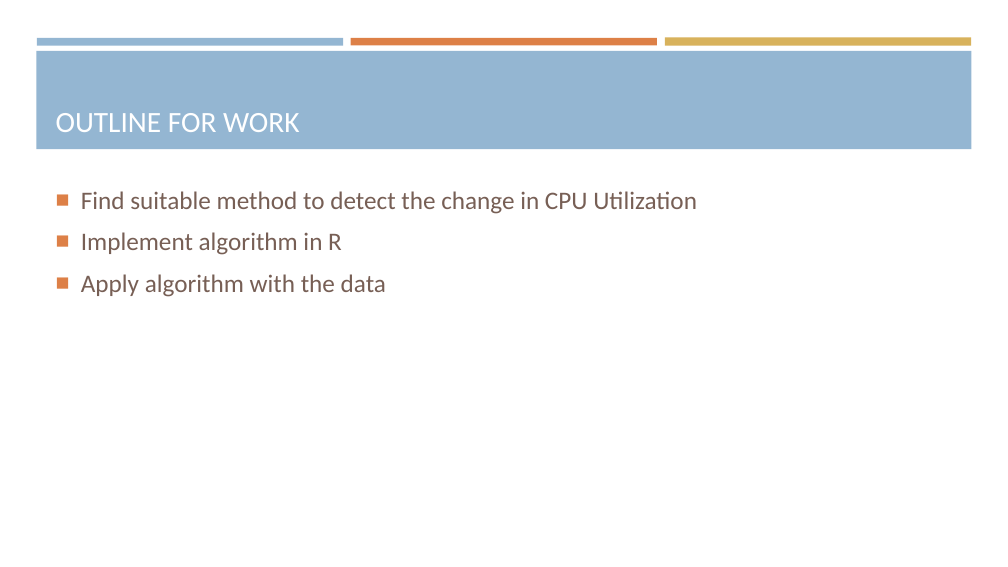
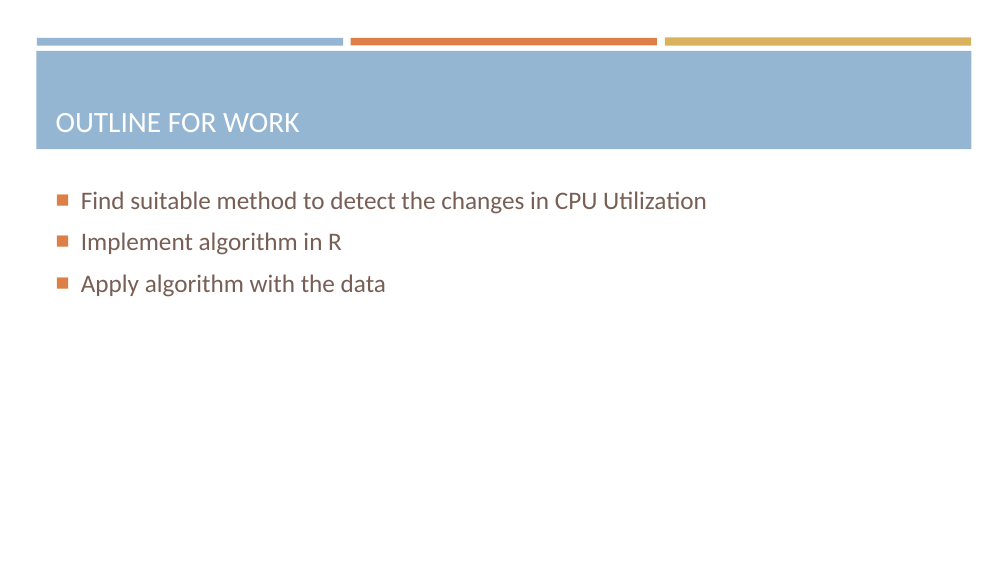
Before and after one commit to araea382/MT, a slide deck: slide 8 of Presentation/1-Proposal seminar.pptx. Drawn at 1008x567 pixels with LibreOffice and Linux fonts; fonts in the diff are those of the drawing. Boxes give left, top, right and bottom in pixels: in the first picture for what was removed or moved away, otherwise in the second. Text is boxed around its words. In the diff, an @@ line names an element or a change of style, - is before the commit and + after.

```diff
--- a/Presentation/1-Proposal seminar.pptx
+++ b/Presentation/1-Proposal seminar.pptx
@@ text at <box>81,191,707,214</box>: text changed @@
-■ Find suitable method to detect the change in CPU Utilization
+■ Find suitable method to detect the changes in CPU Utilization
```
Also in this commit, not shown: 1 other slide changed, 13 other files.
